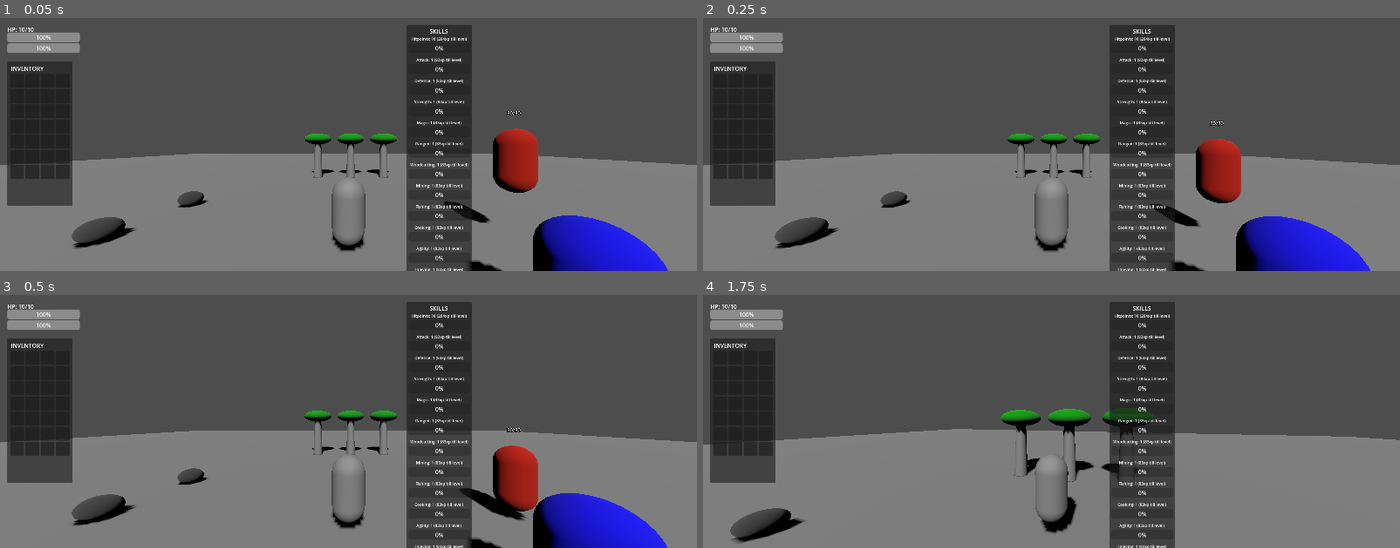
Above: before the commit, frames 1-4 (two rows, left to right).
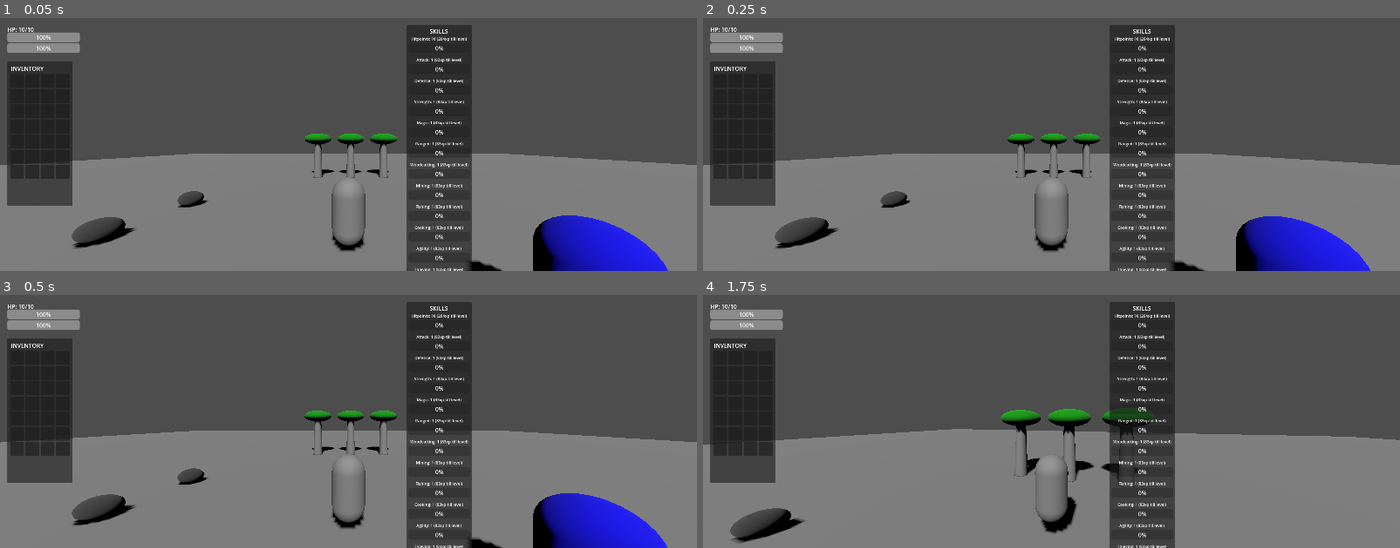
Above: after the commit, the same moments.

Repository: Knarf224/Knarfscape
Game: Godot game, scene res://scenes/world/main_world.tscn
Same seed, same stepped clock (60 frames per second), same inputs: the game is played once before the commit and once after it.
Inputs (mouse positions are in pixels of both pictures, inside the frame that each line leads up to):
- Up to frame 1 (0.05 s): no input
- Up to frame 2 (0.25 s): no input
- Up to frame 3 (0.5 s): no input
- Up to frame 4 (1.75 s): tap Enter at 0.5, 1.25 s; move the mouse to (1086, 421) at 0.52 s; press the mouse at (1086, 421) at 0.53 s; hold W (move_forward) from 0.53 s (still down); tap Space (jump) at 0.77, 1.52 s; tap E (interact) at 0.8, 1.35 s; move the mouse to (1016, 421) at 1.27 s; release the mouse at (1016, 421) at 1.28 s; tap Down (scroll_down, bound only after the commit) at 1.55 s

The runs differ from the first frame. In frame 1, 1.7% of the frame differs, in the area x 63-78%, y 36-82%; in frame 2, 1.8%; in frame 3, 1.9%, in the area x 65-78%, y 52-90%; in frame 4, nothing differs.

Commit message:
Phase 7 - death system, tombstone, enemy health bars, enemy respawn, skills XP progress, chat log

Diff:
--- a/project.godot
+++ b/project.godot
@@ -19,11 +19,13 @@
 GameManager="*res://scripts/game_manager.gd"
 SaveSystem="*res://scripts/save_system.gd"
 QuestManager="*res://scripts/quest_manager.gd"
+ChatLog="*res://scenes/ui/chat_log.tscn"
 
 [display]
 
 window/size/viewport_width=1920
 window/size/viewport_height=700
+window/size/mode=3
 
 [input]
 
@@ -82,3 +84,13 @@
 "events": [Object(InputEventKey,"resource_local_to_scene":false,"resource_name":"","device":-1,"window_id":0,"alt_press …(192 unchanged characters)…
 ]
 }
+scroll_up={
+"deadzone": 0.5,
+"events": [Object(InputEventKey,"resource_local_to_scene":false,"resource_name":"","device":-1,"window_id":0,"alt_pressed":false,"shift_pressed":false,"ctrl_pressed":false,"meta_pressed":false,"pressed":false,"keycode":0,"physical_keycode":4194320,"key_label":0,"unicode":0,"location":0,"echo":false,"script":null)
+]
+}
+scroll_down={
+"deadzone": 0.5,
+"events": [Object(InputEventKey,"resource_local_to_scene":false,"resource_name":"","device":-1,"window_id":0,"alt_pressed":false,"shift_pressed":false,"ctrl_pressed":false,"meta_pressed":false,"pressed":false,"keycode":0,"physical_keycode":4194322,"key_label":0,"unicode":0,"location":0,"echo":false,"script":null)
+]
+}
--- a/scenes/enemies/enemy.gd
+++ b/scenes/enemies/enemy.gd
@@ -149,7 +149,7 @@
 			var defence_reduction = GameManager.skills.get_level("defence") * 0.2
 			var final_damage = max(1.0, attack_damage - defence_reduction)
 			GameManager.stats.take_damage(final_damage)
-			print(enemy_name + " hits player for " + str(final_damage) + " damage! Player HP: " + str(GameManager.stats.health_current))
+			ChatLog.add_message(enemy_name + " hits you for " + str(int(final_damage)) + " damage!", "combat")
 			# Grant defence XP for being hit
 			GameManager.skills.add_xp("defence", 3.0)
 
@@ -165,7 +165,7 @@
 		return
 	current_health -= amount
 	_update_health_label()
-	print(enemy_name + " takes " + str(amount) + " damage! HP: " + str(current_health) + "/" + str(max_health))
+	ChatLog.add_message(enemy_name + " takes " + str(int(amount)) + " damage! HP: " + str(int(current_health)) + "/" + str(int(max_health)), "combat")
 	if _player == null:
 		_player = get_tree().get_first_node_in_group("players")
 	state = State.CHASE
@@ -176,7 +176,7 @@
 func _die():
 	state = State.DEAD
 	velocity = Vector3.ZERO
-	print(enemy_name + " has been defeated!")
+	ChatLog.add_message(enemy_name + " has been defeated!", "combat")
 
 	if GameManager.skills:
 		GameManager.skills.add_xp("hitpoints", xp_reward * 0.33)
@@ -199,7 +199,7 @@
 	_do_respawn()
 
 func _do_respawn():
-	print(enemy_name + " has respawned!")
+	ChatLog.add_message(enemy_name + " has respawned nearby.", "system")
 	current_health = max_health
 	state = State.IDLE
 	_player = null
@@ -224,10 +224,10 @@
 	if body.is_in_group("players"):
 		_player = body
 		state = State.CHASE
-		print(enemy_name + " spotted the player!")
+		ChatLog.add_message(enemy_name + " has spotted you!", "combat")
 
 func _on_body_exited_detection(body):
 	if body.is_in_group("players"):
 		_player = null
 		state = State.PATROL
-		print(enemy_name + " lost sight of player")
+		ChatLog.add_message(enemy_name + " has lost sight of you!", "combat")
--- a/scenes/player/player.gd
+++ b/scenes/player/player.gd
@@ -142,7 +142,7 @@
 	hitbox.monitoring = false
 	hitbox.monitorable = false
 
-	print("Player attacks!")
+	ChatLog.add_message("You attack!")
 
 func _handle_attack_timer(delta):
 	if not _can_attack:
@@ -159,7 +159,7 @@
 			var attack_level = GameManager.skills.get_level("attack")
 			damage += attack_level * 0.5
 		body.take_damage(damage)
-		print("Hit enemy for " + str(damage) + " damage!")
+		ChatLog.add_message("You hit " + body.enemy_name + " for " + str(int(damage)) + " damage!", "combat")
 		# Grant XP for hitting
 		if GameManager.skills:
 			GameManager.skills.add_xp("attack", 4.0)
@@ -169,7 +169,7 @@
 func _toggle_lock_on():
 	if _locked_target != null:
 		_locked_target = null
-		print("Lock on released")
+		ChatLog.add_message("Lock on released.", "system")
 		return
 
 	# Find nearest enemy in range
@@ -185,9 +185,9 @@
 
 	if nearest:
 		_locked_target = nearest
-		print("Locked on to: " + nearest.name)
-	else:
-		print("No enemies in range to lock on to")
+		ChatLog.add_message("Locked on to: " + nearest.name, "system")
+	else:
+		ChatLog.add_message("No enemies in range to lock on to.", "system")
 
 func _handle_lock_on_tracking():
 	if _locked_target == null:
@@ -243,7 +243,7 @@
 		elif closest.is_in_group("tombstones"):
 			closest.interact(self)
 	else:
-		print("Nothing nearby to interact with")
+		ChatLog.add_message("Nothing nearby to interact with.", "system")
 
 # ── DEATH & RESPAWN ────────────────────────────────
 func _check_death():
@@ -254,7 +254,7 @@
 		_on_player_died()
 
 func _on_player_died():
-	print("Player has died!")
+	ChatLog.add_message("You have died! Your items are at your grave.", "death")
 	velocity = Vector3.ZERO
 	set_physics_process(false)
 	set_process_input(false)
@@ -277,10 +277,9 @@
 	for i in GameManager.inventory.slots.size():
 		GameManager.inventory.slots[i] = null
 	GameManager.inventory.emit_signal("inventory_changed")
-	print("Your items have been dropped at your grave!")
+	ChatLog.add_message("Your items have been dropped at your grave!", "death")
 
 func _respawn():
-	print("Respawning player...")
 	_is_dead = false
 
 	# Restore HP to current hitpoints level
@@ -298,4 +297,4 @@
 	set_physics_process(true)
 	set_process_input(true)
 	_capture_mouse()
-	print("You respawned with " + str(hp_level) + " HP!")
+	ChatLog.add_message("You respawned with " + str(hp_level) + " HP!", "system")
--- /dev/null
+++ b/scenes/ui/chat_log.gd
@@ -0,0 +1,53 @@
+extends CanvasLayer
+
+@onready var message_list = $Background/Scroll/MessageList
+@onready var scroll = $Background/Scroll
+
+const MAX_MESSAGES: int = 50
+
+const COLORS = {
+	"default": Color.WHITE,
+	"combat": Color(1.0, 0.4, 0.4),
+	"xp": Color(0.4, 1.0, 0.4),
+	"gather": Color(0.6, 0.9, 1.0),
+	"quest": Color(1.0, 0.85, 0.0),
+	"npc": Color(0.8, 0.6, 1.0),
+	"death": Color(1.0, 0.2, 0.2),
+	"system": Color(0.8, 0.8, 0.8),
+}
+
+func _ready():
+	add_to_group("chat_log")
+	# Wait for layout to be ready before adding messages
+	await get_tree().process_frame
+	await get_tree().process_frame
+	add_message("Welcome to Knarfscape!", "system")
+	add_message("WASD to move. E to interact. Left Click to attack. Q to lock on.", "system")
+
+func add_message(text: String, type: String = "default") -> void:
+	if message_list == null:
+		return
+	if message_list.get_child_count() >= MAX_MESSAGES:
+		message_list.get_child(0).queue_free()
+	var label = Label.new()
+	label.text = text
+	label.add_theme_font_size_override("font_size", 12)
+	label.add_theme_color_override("font_color", COLORS.get(type, Color.WHITE))
+	label.autowrap_mode = TextServer.AUTOWRAP_WORD_SMART
+	label.custom_minimum_size = Vector2(480, 0)
+	message_list.add_child(label)
+	# Wait two frames to ensure layout is calculated before scrolling
+	await get_tree().process_frame
+	await get_tree().process_frame
+	scroll.scroll_vertical = int(scroll.get_v_scroll_bar().max_value)
+
+const SCROLL_AMOUNT: int = 30
+
+func _input(event):
+	if event.is_action_pressed("scroll_up"):
+		scroll.scroll_vertical = max(0, scroll.scroll_vertical - SCROLL_AMOUNT)
+	if event.is_action_pressed("scroll_down"):
+		scroll.scroll_vertical = min(
+			int(scroll.get_v_scroll_bar().max_value),
+			scroll.scroll_vertical + SCROLL_AMOUNT
+		)
--- /dev/null
+++ b/scenes/ui/chat_log.tscn
@@ -0,0 +1,23 @@
+[gd_scene load_steps=2 format=3 uid="uid://bvaawsex12itp"]
+
+[ext_resource type="Script" path="res://scenes/ui/chat_log.gd" id="1_hc11v"]
+
+[node name="ChatLog" type="CanvasLayer"]
+script = ExtResource("1_hc11v")
+
+[node name="Background" type="Panel" parent="."]
+offset_left = 10.0
+offset_top = 750.0
+offset_right = 510.0
+offset_bottom = 1000.0
+
+[node name="Scroll" type="ScrollContainer" parent="Background"]
+layout_mode = 0
+offset_left = 5.0
+offset_top = 5.0
+offset_right = 493.0
+offset_bottom = 245.0
+
+[node name="MessageList" type="VBoxContainer" parent="Background/Scroll"]
+custom_minimum_size = Vector2(490, 0)
+layout_mode = 2
--- a/scenes/ui/hud.gd
+++ b/scenes/ui/hud.gd
@@ -52,5 +52,5 @@
 	interaction_prompt.visible = show_prompt
 
 func _on_skill_leveled_up(skill_name: String, new_level: int):
-	print("LEVEL UP! " + skill_name.capitalize() + " → " + str(new_level))
+	ChatLog.add_message("LEVEL UP! " + skill_name.capitalize() + " → " + str(new_level), "xp")
 	# We'll add a visual level up effect here in Phase 7
--- a/scenes/world/main_world.tscn
+++ b/scenes/world/main_world.tscn
@@ -30,7 +30,7 @@
 [node name="Player" parent="." instance=ExtResource("1_hqnic")]
 
 [node name="Enemy" parent="." instance=ExtResource("2_6qk6s")]
-transform = Transform3D(1, 0, 0, 0, 1, 0, 0, 0, 1, 5, 2, 0)
+transform = Transform3D(1, 0, 0, 0, 1, 0, 0, 0, 1, 5, 2, 25)
 slide_on_ceiling = false
 
 [node name="NPC" parent="." instance=ExtResource("3_a23fx")]
--- a/scenes/world/npc.gd
+++ b/scenes/world/npc.gd
@@ -17,9 +17,9 @@
 func interact(player) -> void:
 	var dist = player.global_position.distance_to(global_position)
 	if dist > INTERACT_DISTANCE:
-		print("Too far away to talk!")
+		ChatLog.add_message("You are too far away to talk!", "system")
 		return
 
 	# Show current dialogue line
-	print(npc_name + ": " + dialogue[_current_line])
+	ChatLog.add_message(npc_name + ": " + dialogue[_current_line], "npc")
 	_current_line = (_current_line + 1) % dialogue.size()
--- a/scenes/world/tombstone.gd
+++ b/scenes/world/tombstone.gd
@@ -18,12 +18,12 @@
 				"value": slot["item"].value,
 				"quantity": slot["quantity"]
 			})
-	print("Tombstone created with " + str(stored_items.size()) + " item stacks")
+	ChatLog.add_message("Your grave contains " + str(stored_items.size()) + " item stacks.", "system")
 
 func interact(player) -> void:
 	var dist = player.global_position.distance_to(global_position)
 	if dist > INTERACT_DISTANCE:
-		print("Too far away from your grave!")
+		ChatLog.add_message("You are too far away from your grave!", "system")
 		return
 
 	# Return all items to inventory
@@ -38,6 +38,6 @@
 		GameManager.inventory.add_item(item, saved["quantity"])
 		recovered += 1
 
-	print("Recovered " + str(recovered) + " item stacks from your grave!")
+	ChatLog.add_message("Recovered " + str(recovered) + " item stacks from your grave!", "system")
 	stored_items.clear()
 	queue_free()
--- a/scripts/inventory.gd
+++ b/scripts/inventory.gd
@@ -26,7 +26,7 @@
 				slots[i]["quantity"] += quantity
 				emit_signal("item_added", item.name, quantity)
 				emit_signal("inventory_changed")
-				print("Added " + str(quantity) + "x " + item.name + " (stacked)")
+				ChatLog.add_message("Added " + str(quantity) + "x " + item.name + " (stacked)", "gather")
 				return true
 
 	# Find an empty slot
@@ -35,12 +35,12 @@
 			slots[i] = { "item": item, "quantity": quantity }
 			emit_signal("item_added", item.name, quantity)
 			emit_signal("inventory_changed")
-			print("Added " + str(quantity) + "x " + item.name + " to slot " + str(i))
+			ChatLog.add_message("Added " + str(quantity) + "x " + item.name + " to inventory", "gather")
 			return true
 
 	# No space found
 	emit_signal("inventory_full")
-	print("Inventory full! Could not add " + item.name)
+	ChatLog.add_message("Inventory full! Could not add " + item.name, "system")
 	return false
 
 # ── REMOVE ITEM ────────────────────────────────────
--- a/scripts/quest.gd
+++ b/scripts/quest.gd
@@ -17,7 +17,7 @@
 
 func start_quest() -> void:
 	status = Status.ACTIVE
-	print("Quest started: " + quest_name)
+	ChatLog.add_message("Quest started: " + quest_name, "quest")
 
 func update_objective(index: int, amount: int = 1) -> void:
 	if status != Status.ACTIVE:
@@ -32,7 +32,7 @@
 
 	if objectives[index]["current"] >= objectives[index]["required"]:
 		objectives[index]["completed"] = true
-		print("Objective complete: " + objectives[index]["description"])
+		ChatLog.add_message("Objective complete: " + objectives[index]["description"], "quest")
 
 	emit_signal("objective_updated", quest_id)
 	_check_completion()
@@ -43,7 +43,6 @@
 			return
 	status = Status.COMPLETED
 	emit_signal("quest_completed", quest_id)
-	print("Quest completed: " + quest_name + "!")
 
 func is_complete() -> bool:
 	return status == Status.COMPLETED
--- a/scripts/quest_manager.gd
+++ b/scripts/quest_manager.gd
@@ -46,6 +46,7 @@
 
 func start_quest(quest) -> void:
 	quest.start_quest()
+	ChatLog.add_message("New Quest: " + quest.quest_name, "quest")
 	quest.quest_completed.connect(_on_quest_completed)
 	active_quests.append(quest)
 	emit_signal("quest_started", quest.quest_name)
@@ -55,6 +56,7 @@
 		if quest.quest_id == quest_id:
 			active_quests.erase(quest)
 			completed_quests.append(quest)
+			ChatLog.add_message("Quest Complete: " + quest.quest_name + "!", "quest")
 			emit_signal("quest_completed", quest.quest_name)
 			break
 
--- a/scripts/resource_node.gd
+++ b/scripts/resource_node.gd
@@ -48,26 +48,26 @@
 # ── INTERACTION ────────────────────────────────────
 func try_interact(player) -> bool:
 	if state != State.AVAILABLE:
-		print(resource_name + " is depleted. Respawning soon...")
+		ChatLog.add_message(resource_name + " is depleted. Respawning soon...", "system")
 		return false
 
 	# Check player skill level
 	var player_level = GameManager.skills.get_level(skill_required)
 	if player_level < level_required:
-		print("You need level " + str(level_required) + " " + skill_required + " to gather this.")
+		ChatLog.add_message("You need level " + str(level_required) + " " + skill_required + " to gather this.", "system")
 		return false
 
 	# Check distance
 	var dist = player.global_position.distance_to(global_position)
 	if dist > interaction_distance:
-		print("Too far away!")
+		ChatLog.add_message("You are too far away!", "system")
 		return false
 
 	# Start harvesting
 	_player_ref = player
 	state = State.HARVESTING
 	_harvest_timer = harvest_time
-	print("Gathering " + resource_name + "...")
+	ChatLog.add_message("You begin gathering " + resource_name + "...", "gather")
 	return true
 
 func _complete_harvest():
@@ -79,9 +79,9 @@
 		# Award XP
 		GameManager.skills.add_xp(skill_required, xp_reward)
 		emit_signal("resource_harvested", item_id, harvest_amount, xp_reward)
-		print("Gathered " + str(harvest_amount) + "x " + item_name + "!")
+		ChatLog.add_message("You gathered " + str(harvest_amount) + "x " + item_name + "!", "gather")
 	else:
-		print("Inventory full!")
+		ChatLog.add_message("Your inventory is full!", "system")
 
 	# Update quest objectives based on what was gathered
 	if item_id == "logs":
@@ -110,7 +110,7 @@
 	if mesh:
 		mesh.material_override = null
 
-	print(resource_name + " has respawned!")
+	ChatLog.add_message(resource_name + " has respawned!", "system")
 
 func _create_item():
 	var item = Item.new()
--- a/scripts/skill_system.gd
+++ b/scripts/skill_system.gd
@@ -102,7 +102,7 @@
 	skills[skill_name]["xp"] += amount
 	emit_signal("xp_gained", skill_name, amount)
 	_check_level_up(skill_name)
-	print("+" + str(amount) + " " + skill_name + " XP  (Total: " + str(skills[skill_name]["xp"]) + ")")
+	ChatLog.add_message("+" + str(int(amount)) + " " + skill_name.capitalize() + " XP", "xp")
 
 # ── LEVEL UP CHECK ─────────────────────────────────
 func _check_level_up(skill_name: String) -> void:
@@ -117,7 +117,7 @@
 		skills[skill_name]["level"] += 1
 		var new_level = skills[skill_name]["level"]
 		emit_signal("skill_leveled_up", skill_name, new_level)
-		print("LEVEL UP! " + skill_name.to_upper() + " is now level " + str(new_level))
+		ChatLog.add_message("LEVEL UP! " + skill_name.capitalize() + " is now level " + str(new_level) + "!", "xp")
 		# Check again in case of multiple level ups at once
 		if new_level < 50:
 			_check_level_up(skill_name)
